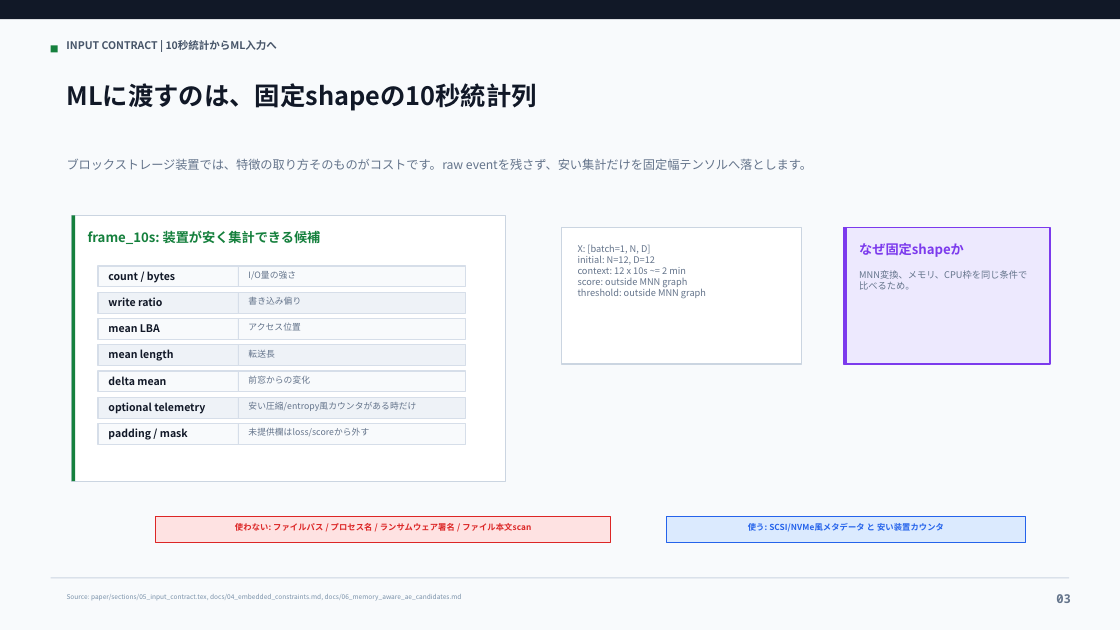
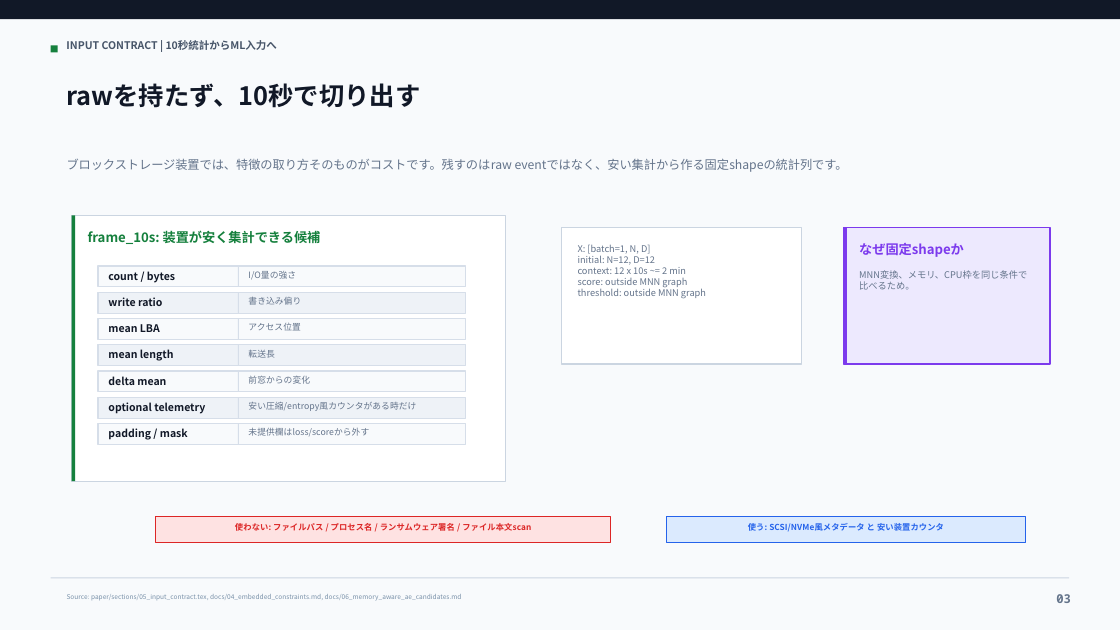
Before and after one commit to t0m0h1r0/research-anomaly, a slide deck: slide 3 of paper/presentations/storage_embedded_ransomware_sponsor_brief.pptx. Drawn at 1120x630 pixels with LibreOffice and Linux fonts; fonts in the diff are those of the drawing. Boxes give left, top, right and bottom in pixels: in the first picture for what was removed or moved away, otherwise in the second. Text is boxed around its words. In the diff, an @@ line names an element or a change of style, - is before the commit and + after.

```diff
--- a/paper/presentations/storage_embedded_ransomware_sponsor_brief.pptx
+++ b/paper/presentations/storage_embedded_ransomware_sponsor_brief.pptx
@@ text at (x1=67, y1=83, x2=421, y2=108): text changed @@
-MLに渡すのは、固定shapeの10秒統計列
+rawを持たず、10秒で切り出す
@@ text at (x1=67, y1=159, x2=848, y2=172): text changed @@
-ブロックストレージ装置では、特徴の取り方そのものがコストです。raw eventを残さず、安い集計だけを固定幅テンソルへ落とします。
+ブロックストレージ装置では、特徴の取り方そのものがコストです。残すのはraw eventではなく、安い集計から作る固定shapeの統計列です。
```
Also in this commit, not shown: 5 other slides changed, 12 other files.
